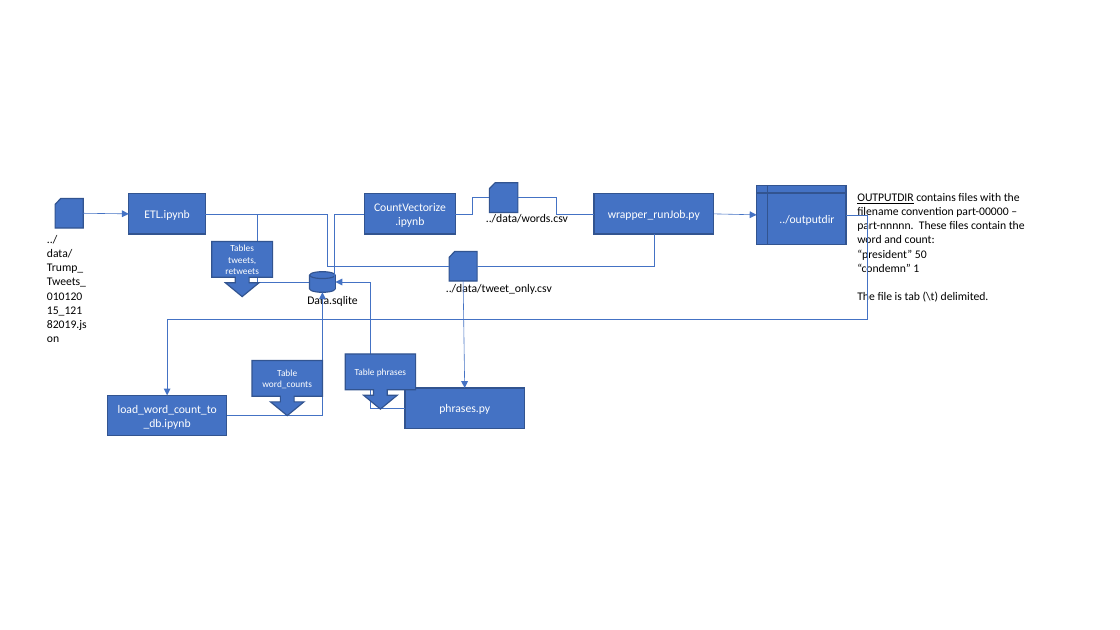
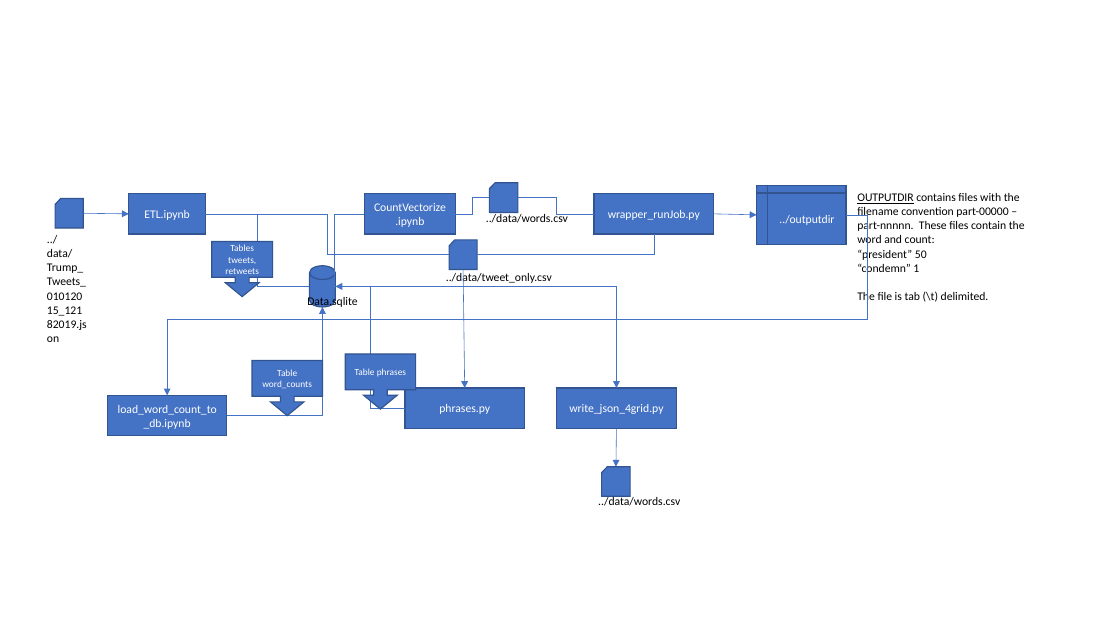
Before and after one commit to emilou1981/Trump_Tweets_Project, a slide deck: slide 1 of docs/etl_wordcount_flowchart.pptx. Drawn at 1120x630 pixels with LibreOffice and Linux fonts; fonts in the diff are those of the drawing. Boxes give left, top, right and bottom in pixels: in the first picture for what was removed or moved away, otherwise in the second. Text is boxed around its words. In the diff, an @@ line names an element or a change of style, - is before the commit and + after.

```diff
--- a/docs/etl_wordcount_flowchart.pptx
+++ b/docs/etl_wordcount_flowchart.pptx
@@ elbow line moved from (206, 214) - (310, 282) to (206, 214) - (310, 287) @@
@@ elbow line moved from (206, 214) - (450, 266) to (206, 214) - (450, 255) @@
@@ elbow line moved from (477, 266) - (654, 234) to (477, 255) - (654, 234) @@
@@ cylinder: place and size @@
-cylinder at box(310, 271, 336, 292)
+cylinder at box(310, 266, 336, 307)
@@ text "../data/tweet_only.csv": place and size @@
-text "../data/tweet_only.csv" at box(446, 283, 552, 296)
+text "../data/tweet_only.csv" at box(446, 271, 552, 284)
@@ flow chart punched card: place and size @@
-flow chart punched card at box(450, 251, 477, 281)
+flow chart punched card at box(450, 240, 477, 270)
@@ elbow arrow moved from (405, 408) - (335, 282) to (405, 408) - (335, 287) @@
@@ elbow arrow added from (335, 287) to (617, 388), #4472C4 0.5 pt @@
@@ arrow moved from (463, 281) - (465, 388) to (463, 270) - (465, 388) @@
@@ elbow arrow moved from (227, 416) - (323, 292) to (227, 416) - (323, 308) @@
@@ rectangle added at box(557, 388, 676, 429), fill #4472C4, outline #325491 1 pt, 10 pt, text #FFFFFF @@
+write_json_4grid.py
@@ arrow added from (617, 429) to (616, 467), #4472C4 0.5 pt @@
@@ flow chart punched card added at box(602, 467, 630, 497), fill #4472C4, outline #325491 1 pt @@
@@ text added at box(598, 496, 680, 506), 10 pt, text #000000 @@
+../data/words.csv
```
Also in this commit, not shown: 52 other files.
